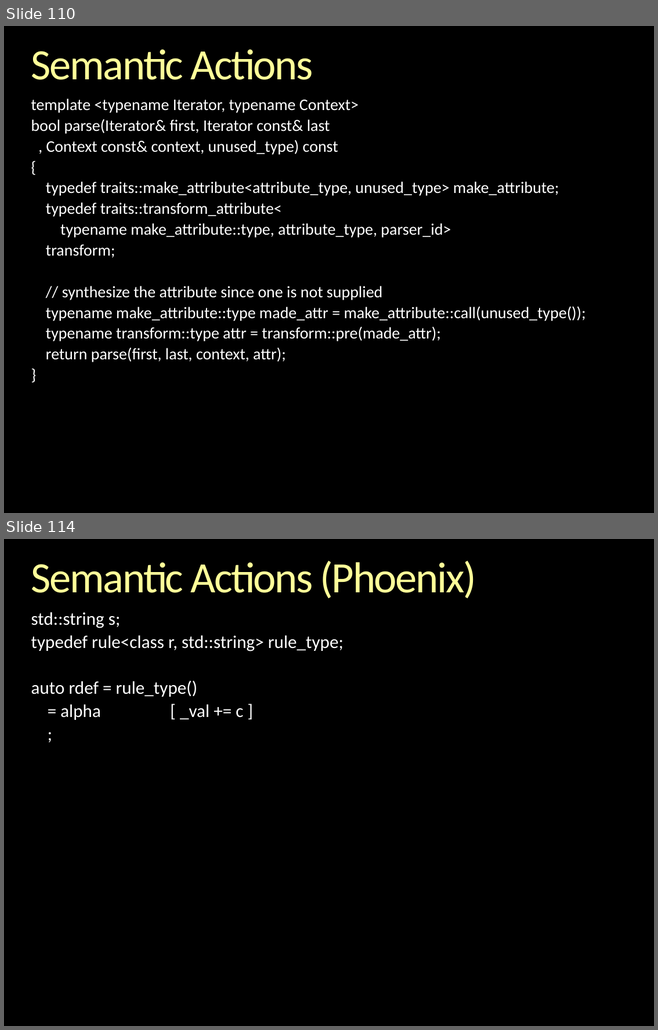
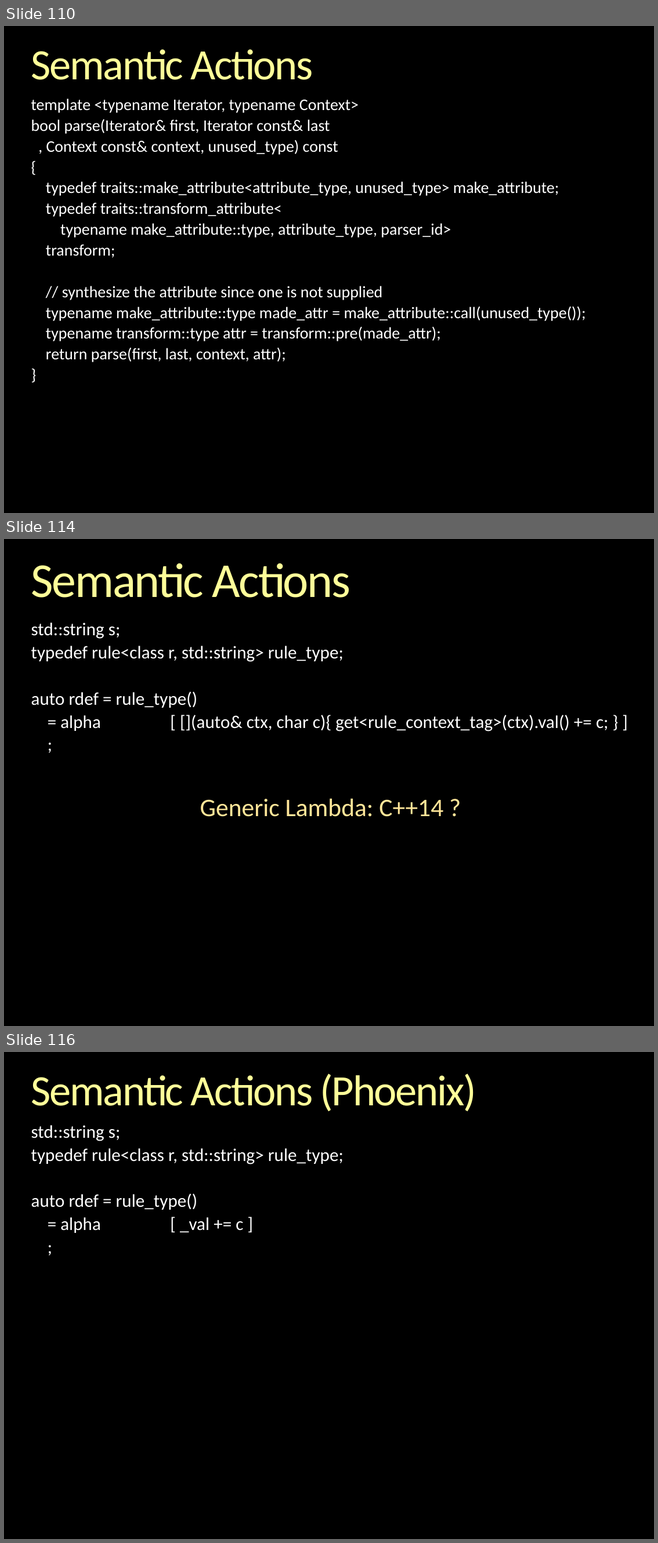
Before and after one commit to boostorg/spirit, a slide deck: libs/spirit/doc/cppnow_2013/Inside Spirit X3.pptx. Shown one above the other, each under a label of ours: slides 110 and 114 before the commit, slides 110, 114 and 116 after it; the slides between them are not shown. The pictures are 658x1030 and 658x1543 pixels, drawn with LibreOffice and Linux fonts; fonts in the diff are those of the drawing; background and template pictures are left out. Boxes give left, top, right and bottom in pixels: in the first picture for what was removed or moved away, otherwise in the second. Text is boxed around its words. In the diff, an @@ line names an element or a change of style, - is before the commit and + after.

```diff
--- a/libs/spirit/doc/cppnow_2013/Inside Spirit X3.pptx
+++ b/libs/spirit/doc/cppnow_2013/Inside Spirit X3.pptx
@@ slide 114 added at bbox=[4, 539, 654, 1026], background picture (left out) @@
@@ title added at bbox=[31, 563, 351, 598], 54 pt, text gradient #FFFFB9 to #FFFF99 to #F6AE1E @@
+Semantic Actions
@@ text added at bbox=[31, 623, 608, 732], 20 pt, text #FFFFFF @@
+std::string s;
+typedef rule<class r, std::string> rule_type;
+auto rdef = rule_type()
+= alpha [ [](auto& ctx, char c){ get<rule_context_tag>(ctx).val() += c; } ]
+;
@@ text added at bbox=[200, 798, 443, 817], 28 pt, text #FFE699 @@
+Generic Lambda: C++14 ?
@@ what was slide 114 is now slide 116 @@
```
Also in this commit, not shown: 8 slides changed, 1 other slide added, 5 other files.
